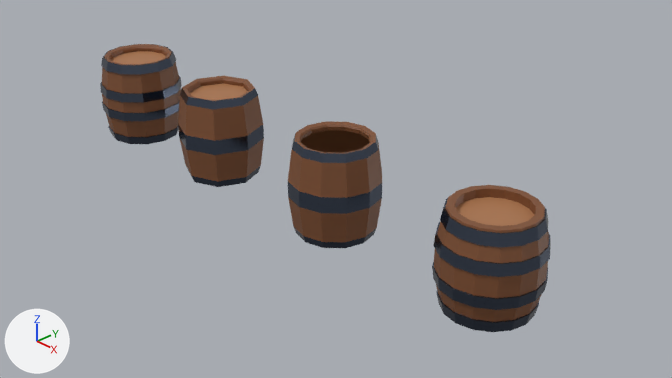
An edit to the Blender file Section 2/Barrel.blend, drawn before and after from the same camera.
Before and after are seen from the file's camera 'Camera'. Arrows for +X, +Y and +Z are at lower left; the lights stay in place.

The first picture shows 'Barrel (Box Modelling)', 'Barrel (Profile).12', 'Barrel (Profile).8', 'Barrel (Rot_Array).12'.
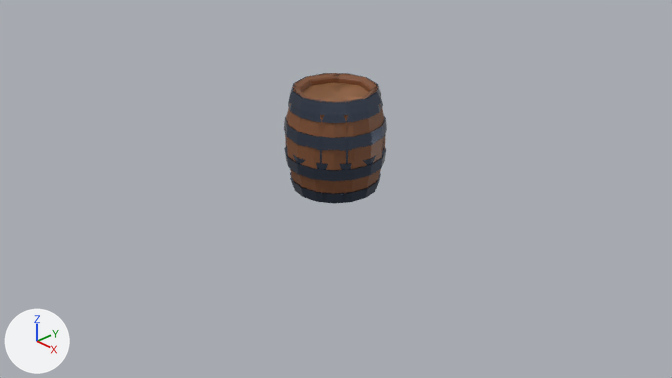
The edits, one by one:
me_cylinder has 384 vertices, 306 faces and spans x -0.604..0.604, y -0.604..0.604, z -0.589..0.589.
me_cylinder is used by ob_barrel__box_modelling.
me_cylinder part 1: the whole mesh is moved by (0.0, 0.0, 0.589).
me_vert has 112 vertices, 104 faces and spans x -0.582..0.582, y -0.582..0.582, z -0.618..0.618.
me_vert is used by ob_barrel__profile__8; location (-2.275, 0.0, 0.0).
me_vert part 2: the whole mesh is moved by (0.0, 0.0, 0.618).
me_vert_001 has 528 vertices, 540 faces and spans x -0.597..0.597, y -0.597..0.597, z -0.618..0.618.
me_vert_001 is used by ob_barrel__profile__12; location (-4.233, 0.0, 0.0).
me_vert_001 part 3: the whole mesh is moved by (0.0, 0.0, 0.618).
me_vert_002 has 72 vertices, 35 faces and spans x -0.419..0.504, y -0.419..0.504, z -0.618..0.618.
me_vert_002 is used by ob_barrel__rot_array__12; location (0.0, 0.0, 0.0).
Verts and faces of me_vert_002; kept vertices keep their numbers, new ones are numbered from 72.
me_vert_002 part 4: the loose piece of 24 vertices spanning x 0.207..0.504, y 0.207..0.504, z -0.618..0.618 is moved by (0.0, 0.0, 0.618).
me_vert_002 part 5: the loose piece of 24 vertices spanning x -0.419..0.419, y -0.419..0.419, z 0.53 is deleted.
Part 6, on me_vert_002:
New vertex 72 is at (0.0, 0.0, 1.148).
New vertex 73 is at (0.363, 0.209, 1.148).
New vertex 76 is at (0.0, 0.0, 1.148).
New vertex 77 is at (0.209, 0.363, 1.148).
New faces: (72, 73, 77, 76) (mat_wood_light (brown #ad764f)).
Object 'Barrel (Box Modelling)' (ob_barrel__box_modelling) moves from (2.363, 0.0, 0.0) to (0.0, 0.0, 0.0).
Object 'Barrel (Profile).8' (ob_barrel__profile__8) moves from (-2.275, 0.0, 0.0) to (0.0, 0.0, 0.0).
Object 'Barrel (Profile).12' (ob_barrel__profile__12) moves from (-4.233, 0.0, 0.0) to (0.0, 0.0, 0.0).
In object 'Barrel (Rot_Array).12' (ob_barrel__rot_array__12), parent is now set to ob_rotation.
In object 'Barrel (Rot_Array).12' (ob_barrel__rot_array__12), matrix_parent_inverse is now set to Matrix(((0.866, 0.5, 0.0, 0.0), (-0.5, 0.866, 0.0, 0.0), (0.0, 0.0, 1.0, 0.618), (0.0, 0.0, 0.0, 1.0))).
Object 'Barrel (Rot_Array).12' (ob_barrel__rot_array__12) moves from (0.0, 0.0, 0.0) to (0.0, 0.0, -0.618).

What differs and where, as boxes [x1, y1, x2, y2] in the pictures (672 x 378 px; the box of a moved part takes in the faces that stretch with it):
'Barrel (Box Modelling)', moved
    before: [432, 185, 551, 332]
    after: [284, 81, 387, 204]
'Barrel (Rot_Array).12', reshaped, moved
    before: [288, 121, 382, 248]
    after: [288, 73, 382, 193]
'Barrel (Profile).12', moved
    before: [100, 44, 182, 144]
    after: [285, 73, 385, 202]
'Barrel (Profile).8', moved
    before: [178, 76, 264, 187]
    after: [288, 73, 383, 127]
part 4 of me_vert_002, moved or reshaped
    before: [288, 121, 382, 248]
    after: [288, 73, 382, 193]
part 5 of me_vert_002, deleted (brown)
    before: [301, 130, 369, 153]
part 6 of me_vert_002, added (brown)
    after: [303, 82, 368, 102]
